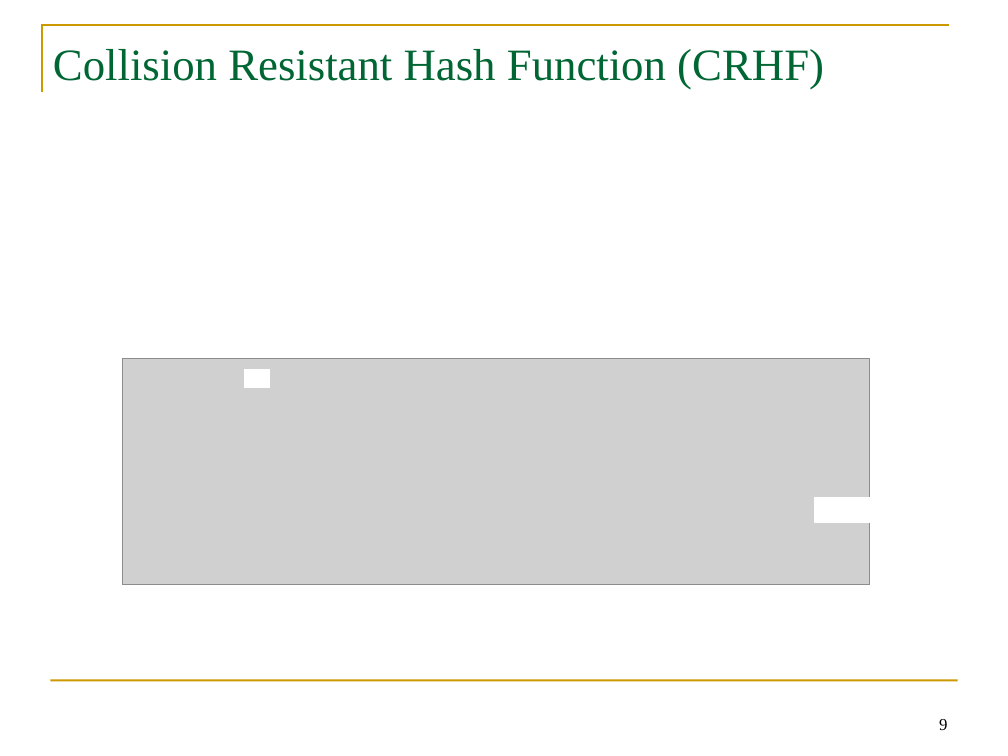
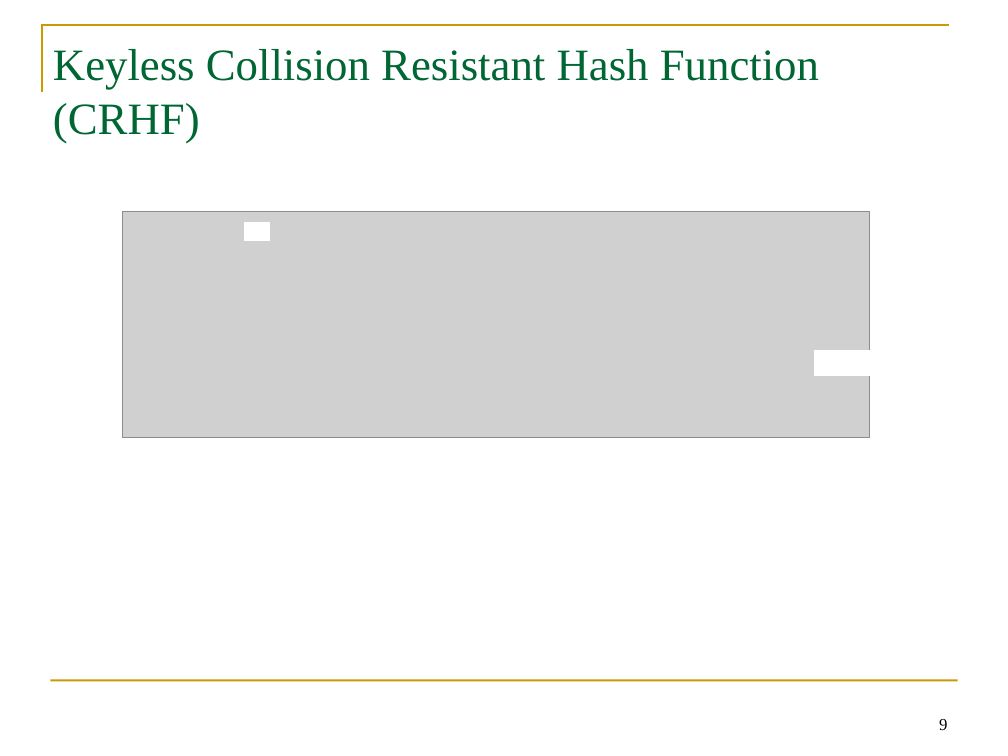
Before and after one commit to GhadaAlmashaqbeh/GhadaAlmashaqbeh.github.io, a slide deck: slide 9 of courses/cse3400-f2026/lecture6.pptx. Drawn at 1008x756 pixels with LibreOffice and Linux fonts; fonts in the diff are those of the drawing; grey boxes stand for pictures. Boxes give left, top, right and bottom in pixels: in the first picture for what was removed or moved away, otherwise in the second. Text is boxed around its words. In the diff, an @@ line names an element or a change of style, - is before the commit and + after.

```diff
--- a/courses/cse3400-f2026/lecture6.pptx
+++ b/courses/cse3400-f2026/lecture6.pptx
@@ title at <box>53,49,819,143</box>: text changed @@
-Collision Resistant Hash Function (CRHF)
+Keyless Collision Resistant Hash Function (CRHF)
@@ 2 rectangles, 1 picture: place and size @@
-2 rectangles, 1 picture at <box>122,359,870,585</box>
+2 rectangles, 1 picture at <box>122,212,870,437</box>
```
Also in this commit, not shown: 9 other slides changed, 1 slide added, 1 slide removed, 11 other files.
